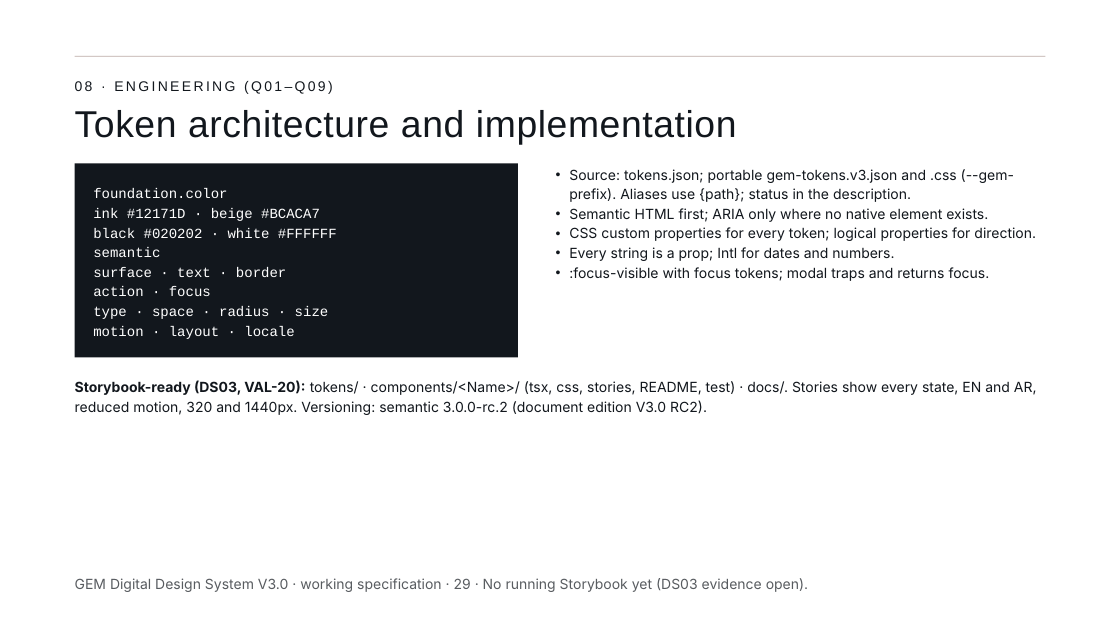
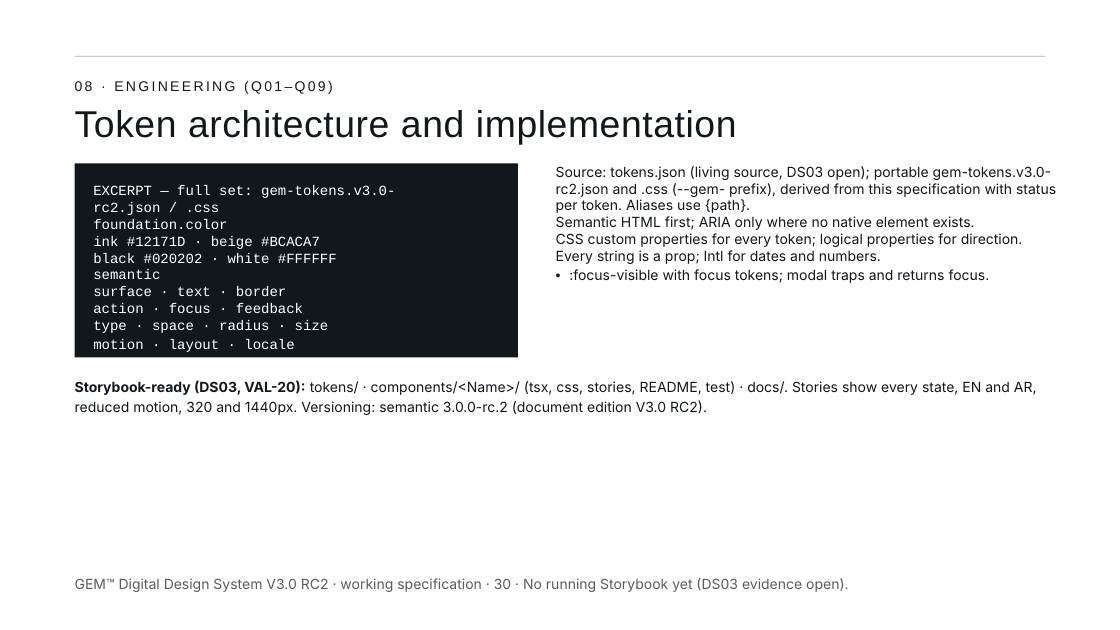
Before and after one commit to mashaelalh/GEM, a slide deck: slide 30 of PartB_RC2/01_source/B-RC2.pptx. Drawn at 1120x630 pixels with LibreOffice and Linux fonts; fonts in the diff are those of the drawing. Boxes give left, top, right and bottom in pixels: in the first picture for what was removed or moved away, otherwise in the second. Text is boxed around its words. In the diff, an @@ line names an element or a change of style, - is before the commit and + after.

```diff
--- a/PartB_RC2/01_source/B-RC2.pptx
+++ b/PartB_RC2/01_source/B-RC2.pptx
@@ text at (x1=556, y1=166, x2=1056, y2=283): text changed @@
-• Source: tokens.json; portable gem-tokens.v3.json and .css (--gem- prefix). Aliases use {path}; status in the description.
-• Semantic HTML first; ARIA only where no native element exists.
-• CSS custom properties for every token; logical properties for direction.
-• Every string is a prop; Intl for dates and numbers.
-• :focus-visible with focus tokens; modal traps and returns focus.
+• Source: tokens.json (living source, DS03 open); portable gem-tokens.v3.0-rc2.json and .css (--gem- prefix), derived from this specification with status per token. Aliases use {path}.
+  Semantic HTML first; ARIA only where no native element exists.
+  CSS custom properties for every token; logical properties for direction.
+  Every string is a prop; Intl for dates and numbers.
+  :focus-visible with focus tokens; modal traps and returns focus.
@@ text in rectangle at (x1=93, y1=185, x2=395, y2=352): text changed @@
-foundation.color
-ink #12171D · beige #BCACA7
-black #020202 · white #FFFFFF
-semantic
-surface · text · border
-action · focus
-type · space · radius · size
-motion · layout · locale
+EXCERPT — full set: gem-tokens.v3.0-rc2.json / .css
+foundation.color
+ink #12171D · beige #BCACA7
+black #020202 · white #FFFFFF
+semantic
+surface · text · border
+action · focus · feedback
+type · space · radius · size
+motion · layout · locale
@@ text at (x1=75, y1=578, x2=848, y2=592): text changed @@
-GEM Digital Design System V3.0 · working specification · 29 · No running Storybook yet (DS03 evidence open).
+GEM™ Digital Design System V3.0 RC2 · working specification · 30 · No running Storybook yet (DS03 evidence open).
```
Also in this commit, not shown: 33 other slides changed.
